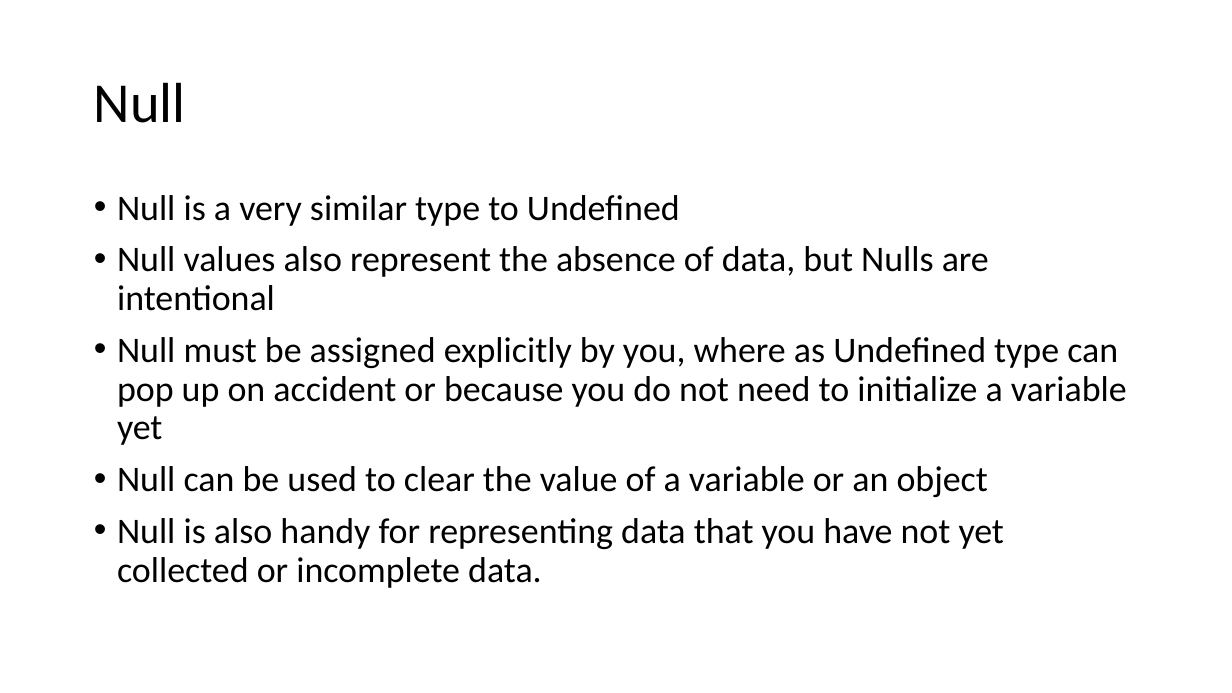
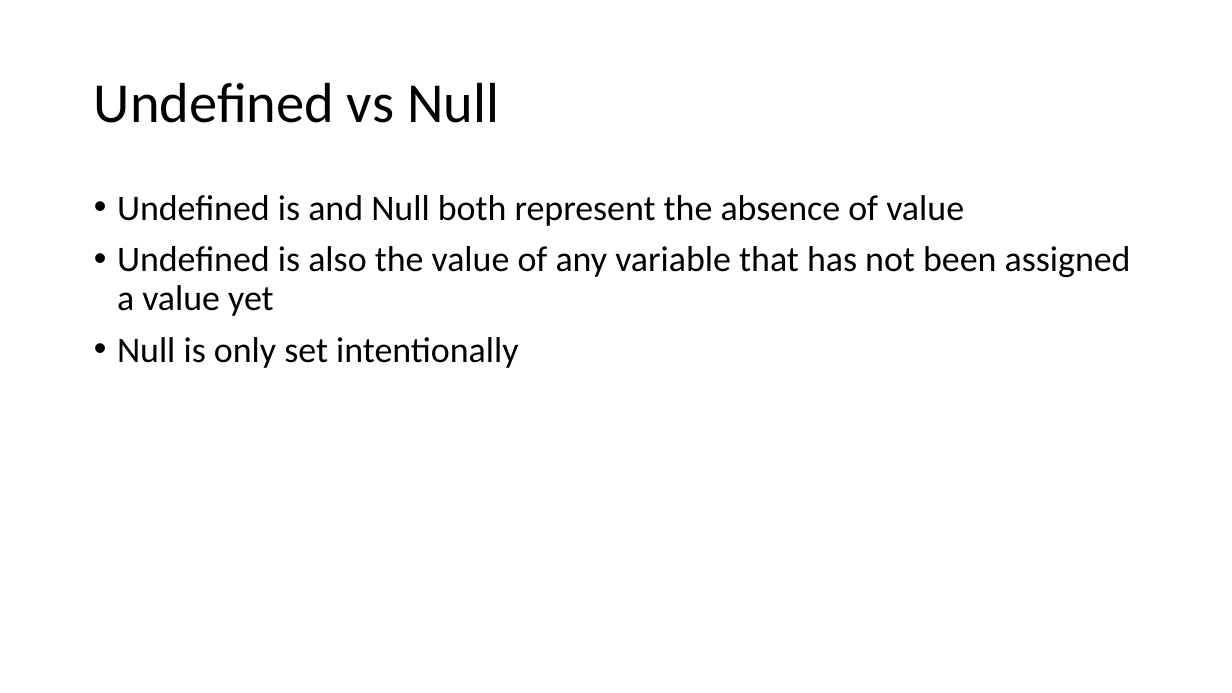
Before and after one commit to YWCANWIL-TechLab/Module3-Exercises, a slide deck: slide 18 of slides/Module 3 - Data Types.pptx (slide 10 before the commit). Drawn at 1232x693 pixels with LibreOffice and Linux fonts; fonts in the diff are those of the drawing. Boxes give left, top, right and bottom in pixels: in the first picture for what was removed or moved away, otherwise in the second. Text is boxed around its words. In the diff, an @@ line names an element or a change of style, - is before the commit and + after.

```diff
--- a/slides/Module 3 - Data Types.pptx
+++ b/slides/Module 3 - Data Types.pptx
@@ title at (94,82,499,123): text changed @@
-Null
+Undefined vs Null
@@ text at (117,195,1131,368): text changed @@
-• Null is a very similar type to Undefined
-• Null values also represent the absence of data, but Nulls are intentional
-• Null must be assigned explicitly by you, where as Undefined type can pop up on accident or because you do not need to initialize a variable yet
-• Null can be used to clear the value of a variable or an object
-• Null is also handy for representing data that you have not yet collected or incomplete data.
+• Undefined is and Null both represent the absence of value
+• Undefined is also the value of any variable that has not been assigned a value yet
+• Null is only set intentionally
```
Also in this commit, not shown: 8 other slides changed, 40 slides added, 17 slides removed.
